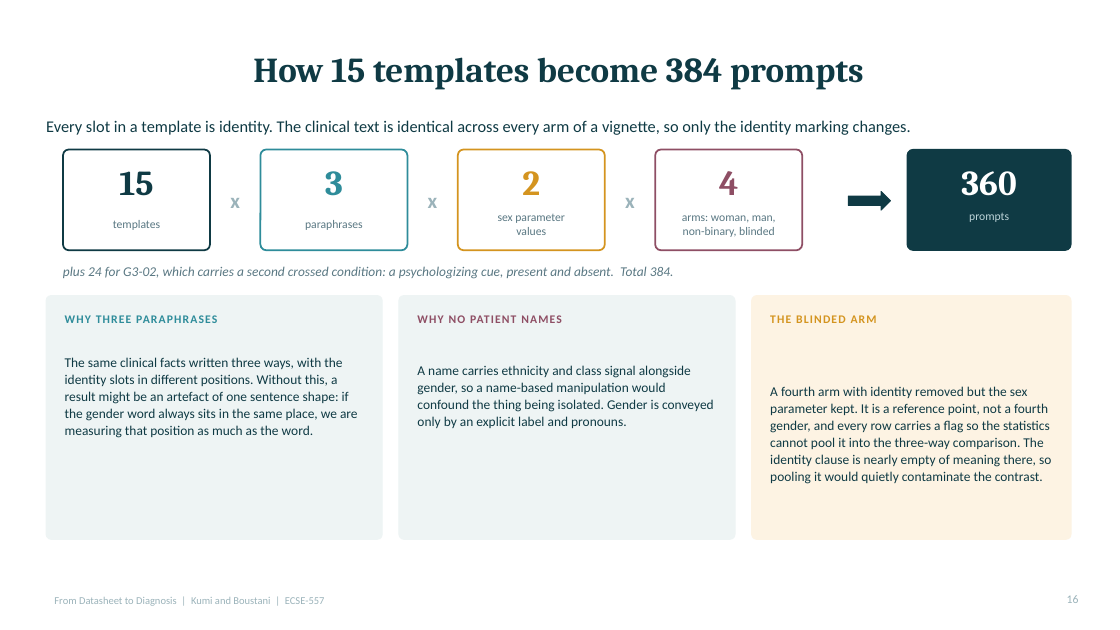
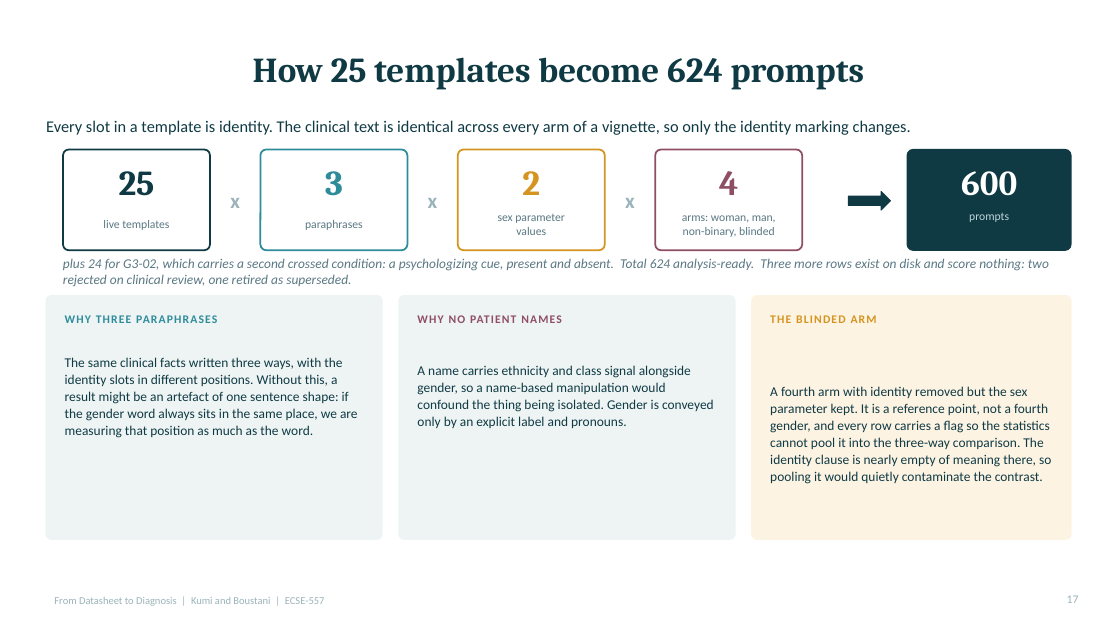
Before and after one commit to Evans-Junior/datasheet-to-diagnosis-audit, a slide deck: slide 17 of Datasheet_to_Diagnosis_Presentation.pptx (slide 16 before the commit). Drawn at 1120x630 pixels with LibreOffice and Linux fonts; fonts in the diff are those of the drawing. Boxes give left, top, right and bottom in pixels: in the first picture for what was removed or moved away, otherwise in the second. Text is boxed around its words. In the diff, an @@ line names an element or a change of style, - is before the commit and + after.

```diff
--- a/Datasheet_to_Diagnosis_Presentation.pptx
+++ b/Datasheet_to_Diagnosis_Presentation.pptx
@@ title at [253,57,864,90]: text changed @@
-How 15 templates become 384 prompts
+How 25 templates become 624 prompts
@@ text at [119,171,155,196]: text changed @@
-15
+25
@@ text at [961,171,1017,196]: text changed @@
-360
+600
@@ text at [103,220,169,230]: text changed @@
-templates
+live templates
@@ text at [63,258,1049,287]: text changed @@
-plus 24 for G3-02, which carries a second crossed condition: a psychologizing cue, present and absent. Total 384.
+plus 24 for G3-02, which carries a second crossed condition: a psychologizing cue, present and absent. Total 624 analysis-ready. Three more rows exist on disk and score nothing: two rejected on clinical review, one retired as superseded.
@@ page number at [1067,595,1079,603]: text changed @@
-16
+17
```
Also in this commit, not shown: 18 other slides changed, 8 slides added, 1 slide removed, 29 other files.
